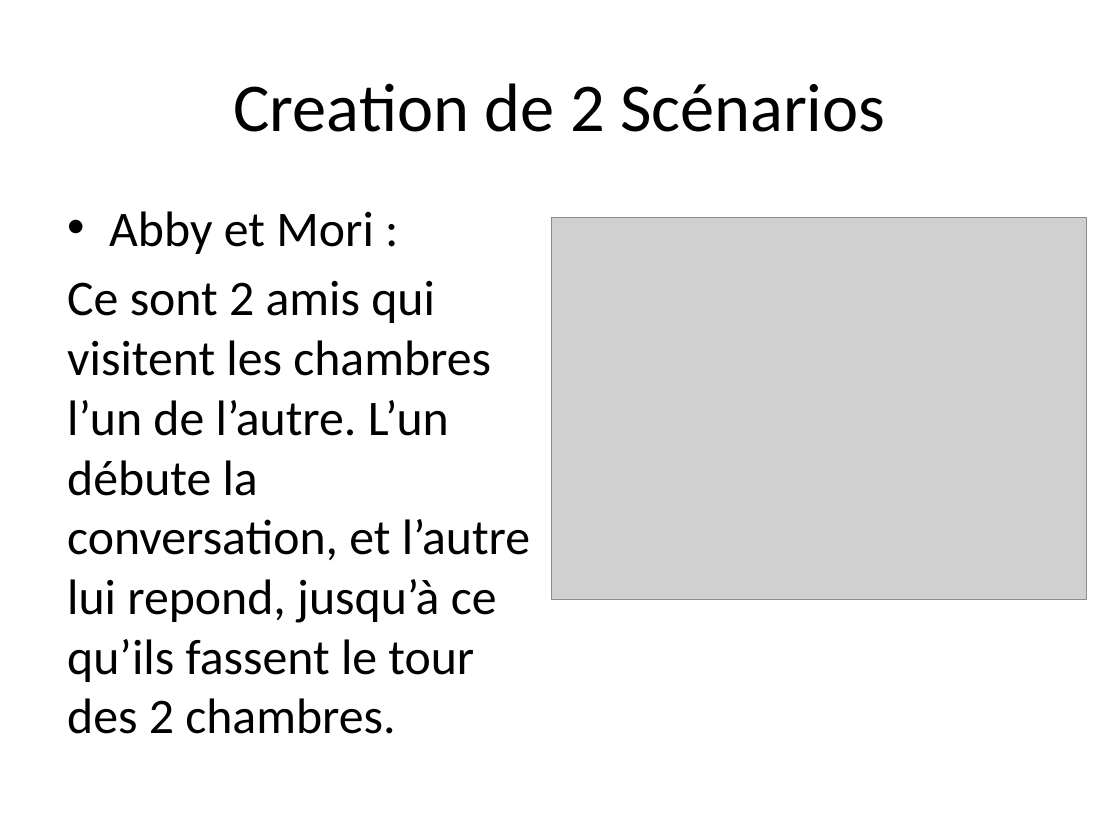
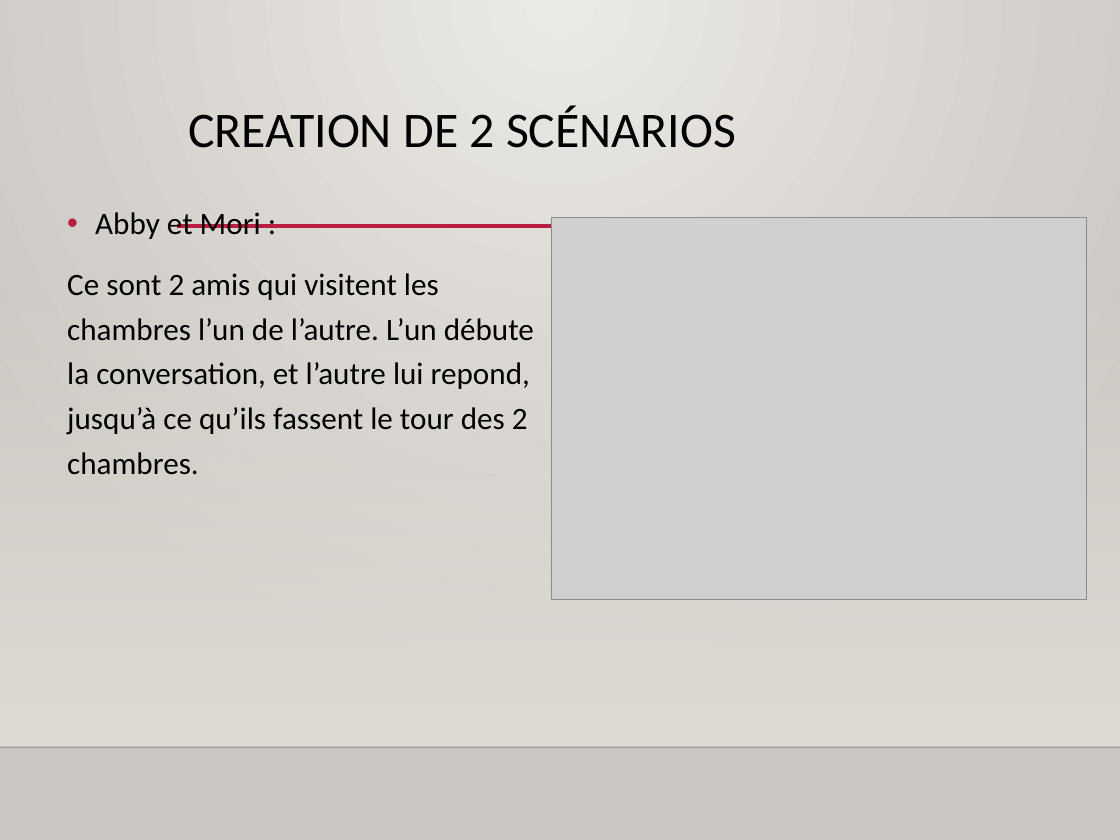
Before and after one commit to joel3500/vitrine, a slide deck: slide 4 of Realisation/Tutoriel Scratch/Programmer avec Scratch_2.pptx. Drawn at 1120x840 pixels with LibreOffice and Linux fonts; fonts in the diff are those of the drawing; grey boxes stand for pictures; background and template pictures are left out. Boxes give left, top, right and bottom in pixels: in the first picture for what was removed or moved away, otherwise in the second. Text is boxed around its words. In the diff, an @@ line names an element or a change of style, - is before the commit and + after.

```diff
--- a/Realisation/Tutoriel Scratch/Programmer avec Scratch_2.pptx
+++ b/Realisation/Tutoriel Scratch/Programmer avec Scratch_2.pptx
@@ background #FFFFFF to gradient #ECEAE7 to #CAC7C1 @@
@@ title "CREATION DE 2 SCÉNARIOS" at (188,106,736,148): vertical alignment middle to top @@
@@ title at (188,106,736,148): text changed; size 44 to 32 pt @@
-Creation de 2 Scénarios
+CREATION DE 2 SCÉNARIOS
@@ text "Abby et Mori :" at (67,212,534,475): size 32 to 20 pt; indent changed; line spacing 1 to 1.2; more space between paragraphs @@
@@ line added from (177, 226) to (982, 226), #B71E42 2.5 pt @@
@@ rectangle added at (0,246,1120,746), fill gradient #DFDBD5 @@
@@ line added from (0, 747) to (1120, 747), #000001 1 pt @@
```
Also in this commit, not shown: 7 other slides changed, 12 other files.
